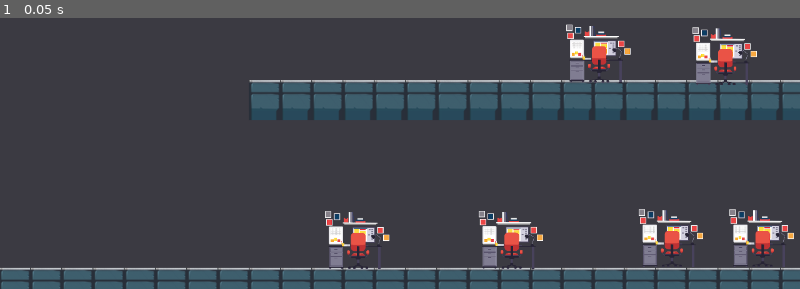
Above: before the commit, frame 1.
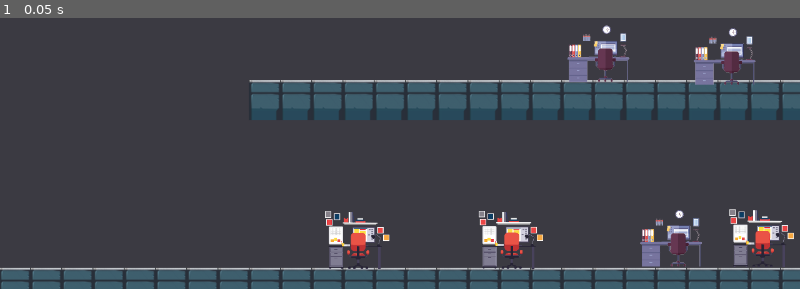
Above: after the commit, the same moment.

Repository: albfor/IT-Projekt
Game: Godot game, scene res://src/scenes/Level.tscn
Two runs of this game, one before a commit and one after it. Both use one fixed random seed, a clock stepped at 60 frames per second and the inputs below. This scene is started directly instead of the project's main scene. The engine's default icon, where the game draws it, is replaced by a stand-in: a white triangle on a blue panel in a dark square.
Inputs:
- Up to frame 1 (0.05 s): no input

The runs differ from the first frame. In frame 1, 2.6% of the frame differs, in the area x 70-95%, y 2-92%.

Commit message:
Added second desktop img

Diff:
--- a/src/resources/objects/player/scripts/Player.gd
+++ b/src/resources/objects/player/scripts/Player.gd
@@ -15,7 +15,8 @@
 	else:
 		position = player_pos
 		velocity = player_motion
-	if (movements_allowed):
+
+	if movements_allowed:
 		velocity = move_and_slide(velocity, FLOOR_NORMAL)
 
 	if not is_network_master():
@@ -71,6 +72,3 @@
 
 func disable_movement():
 	movements_allowed = false
-
-func get_class():
-	return "Player"
--- a/src/resources/objects/world_objects/scripts/Computer.gd
+++ b/src/resources/objects/world_objects/scripts/Computer.gd
@@ -1,11 +1,11 @@
 extends Area2D
 
-# If player presses "enter_computer" while overlapping with a computer
-# Swap scene
+
 func _physics_process(delta):
+	# Entering and exiting computers
 	var bodies = get_overlapping_bodies()
 	for body in bodies:
-		if (body.get_class() == "Player" and body.is_network_master() and Input.is_action_just_pressed("enter_computer")):
+		if (body.is_in_group("players") and body.is_network_master() and Input.is_action_just_pressed("enter_computer")):
 			if $Desktop.is_visible_in_tree():
 				$Desktop.hide()
 				body.set_camera()
@@ -29,3 +29,13 @@
 
 func _ready():
 	add_to_group("computers")
+	# Decides which img will be used as the texture
+	var pc1 = preload("res://src/resources/images/Desk 1.png")
+	var pc2 = preload("res://src/resources/images/Desk 2.png")
+	var rng = RandomNumberGenerator.new()
+	rng.randomize()
+	var my_random_number = rng.randi_range(1,2)
+	if (my_random_number == 1):
+		$Sprite.set_texture(pc1)
+	else:
+		$Sprite.set_texture(pc2)
